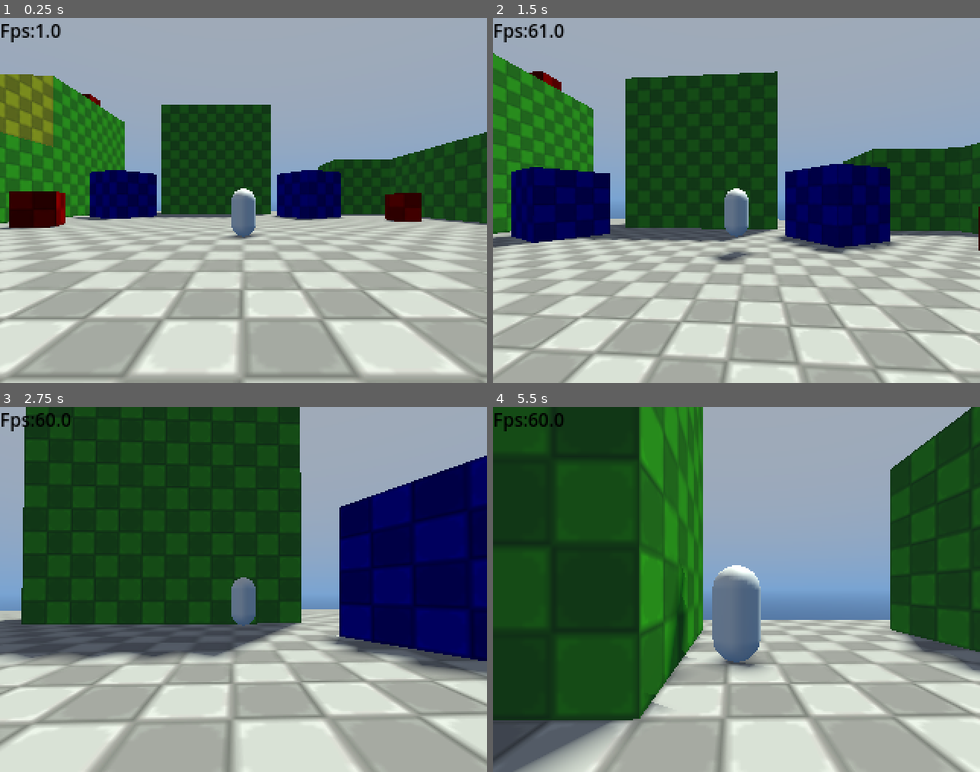
Above: before the commit, frames 1-4 (two rows, left to right).
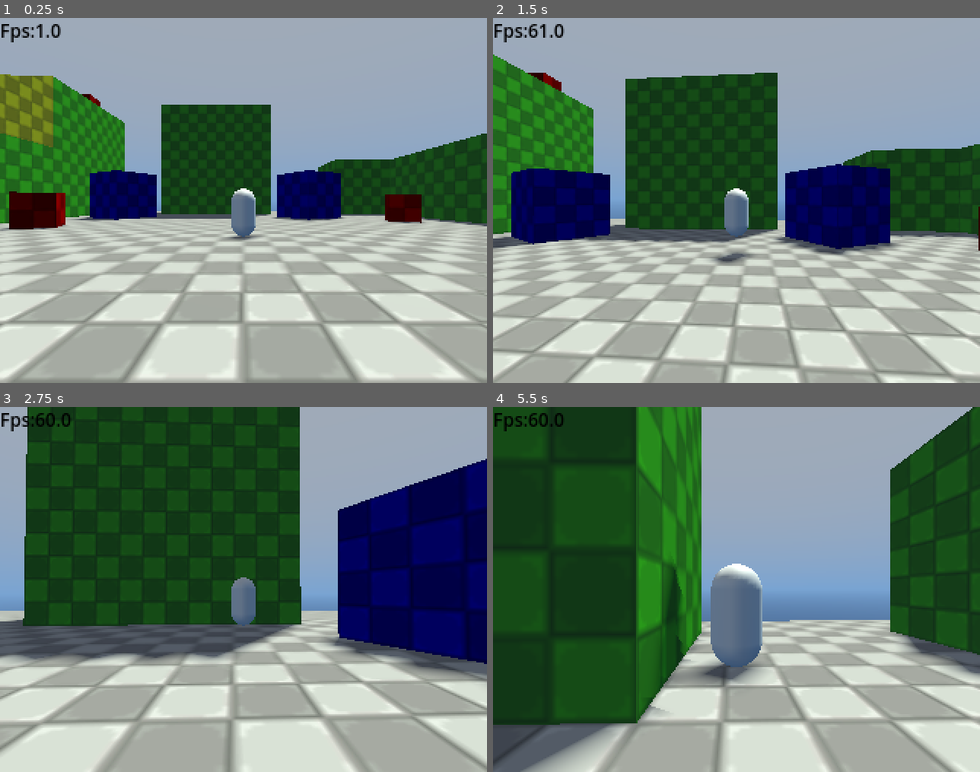
Above: after the commit, the same moments.

Repository: McInteractive23/Shard-Seaker
Game: Godot game, scene res://Levels/Dev Maps/Dev Playground/player_movement.tscn
The game is run twice, just before and just after one commit, with the same random seed, the same clock (stepped at 60 frames per second) and the same inputs.
Inputs (mouse positions are in pixels of both pictures, inside the frame that each line leads up to):
- Up to frame 1 (0.25 s): no input
- Up to frame 2 (1.5 s): tap Enter at 0.5 s; move the mouse to (760, 200) at 0.52 s; hold Shift (Sprint) 0.53-1.28 s; hold W (Forward) from 0.53 s (still down); click (760, 200) at 0.67 s; tap Space (Jump) at 0.77 s; move the mouse to (712, 200) at 1.27 s; tap Shift (Sprint) at 1.35 s
- Up to frame 3 (2.75 s): keep holding W (Forward); tap Space (Jump) at 1.52 s; move the mouse to (253, 582) at 2.02 s; hold Shift (Sprint) from 2.03 s (still down)
- Up to frame 4 (5.5 s): keep holding W (Forward); move the mouse to (731, 596) at 2.77 s; release Shift (Sprint) at 2.78 s; tap Shift (Sprint) at 2.85, 4.35 s; click (731, 596) at 2.92 s; tap Space (Jump) at 3.02, 3.77, 4.52 s; move the mouse to (775, 593) at 3.52 s; hold Shift (Sprint) 3.53-4.28 s; move the mouse to (697, 585) at 4.27 s; move the mouse to (741, 589) at 5.02 s; hold Shift (Sprint) from 5.03 s (still down); click (741, 589) at 5.17 s

The runs differ from the first frame. In frame 1, 10% of the frame differs, in the area x 0-100%, y 15-100%; in frame 2, 8.7%; in frame 3, 6.2%; in frame 4, 9.1%.

Commit message:
Health Component Testing

Diff:
--- /dev/null
+++ b/Componet Resources/Health Componet.tscn
@@ -0,0 +1,6 @@
+[gd_scene load_steps=2 format=3 uid="uid://caa1ti48xac4e"]
+
+[ext_resource type="Script" uid="uid://cqa6hn1kagwo1" path="res://Componet Resources/health_Resource.gd" id="1_6wogf"]
+
+[node name="HealthComponet" type="Node"]
+script = ExtResource("1_6wogf")
--- /dev/null
+++ b/Componet Resources/health_Resource.gd
@@ -0,0 +1,24 @@
+class_name HealthComponet extends Node
+
+## This is a Description
+
+signal damaged
+signal is_dead
+
+@export_group("Health")
+@export var health: int = 0
+@export var max_health: int = 0
+
+@export_group("Damage")
+@export var area3d : Area3D
+
+func _ready() -> void:
+	area3d.area_entered.connect(collision)
+
+func collision() -> void:
+	damaged.emit(1)
+
+func damage_taken(damage: int) -> void:
+	health -= damage
+	if health <= 0:
+		is_dead.emit()
--- a/Player/Functions/player_controler.gd
+++ b/Player/Functions/player_controler.gd
@@ -1,6 +1,6 @@
 extends CharacterBody3D
 
-## This is a [b]Description[/b]
+## This is a Description
 @export var Base_Speed : float = 3.0
 @export var Sprint_Speed : float = 5.0
 @export var Movement_Acceleration : float = 4.0
--- a/Player/Player Controler.tscn
+++ b/Player/Player Controler.tscn
@@ -9,8 +9,8 @@
 radial_segments = 32
 
 [sub_resource type="CapsuleShape3D" id="CapsuleShape3D_2ye63"]
-radius = 0.25
-height = 1.0
+radius = 0.3
+height = 1.05
 
 [node name="PlayerControler" type="CharacterBody3D"]
 script = ExtResource("1_2ye63")
@@ -21,5 +21,10 @@
 [node name="CollisionShape3D" type="CollisionShape3D" parent="."]
 shape = SubResource("CapsuleShape3D_2ye63")
 
+[node name="HurtBox" type="Area3D" parent="."]
+
+[node name="HurtBoxCollision" type="CollisionShape3D" parent="HurtBox"]
+shape = SubResource("CapsuleShape3D_2ye63")
+
 [node name="Camera Controler" parent="." instance=ExtResource("2_ofvjj")]
 transform = Transform3D(1, 0, 0, 0, 1, 0, 0, 0, 1, 0, 0.25, 0)
Not shown, removed: Componet Resources/Componet Info.txt
Not shown, added: Componet Resources/health_Resource.gd.uid
